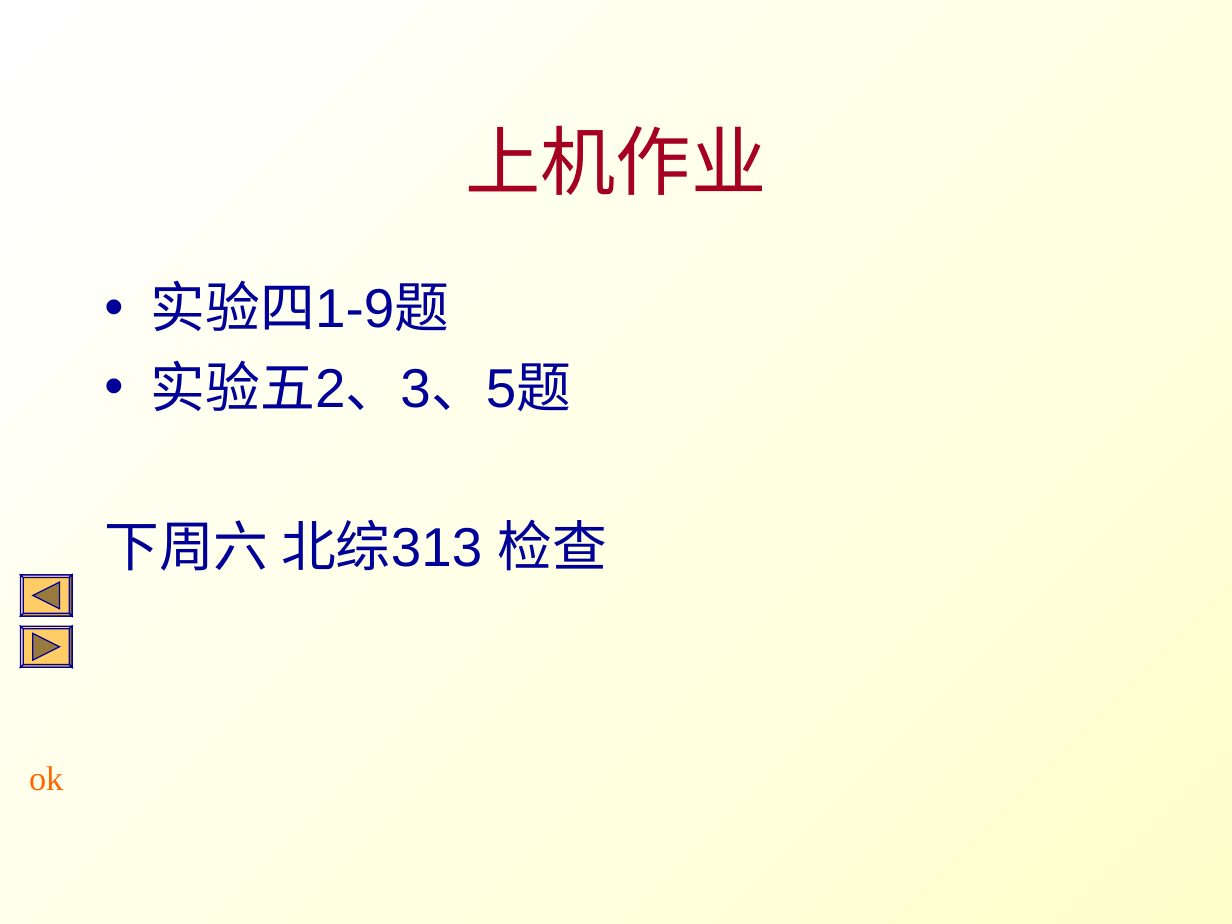
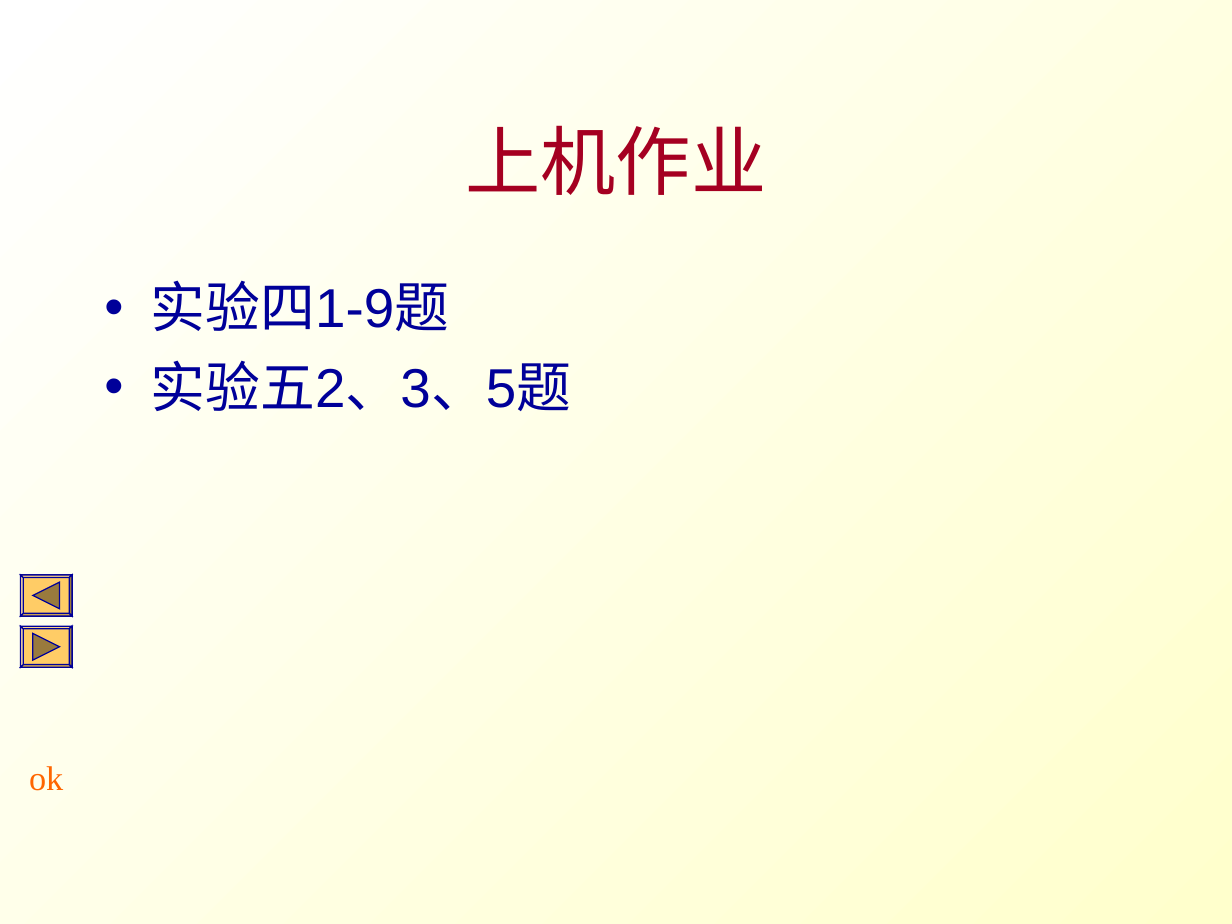
Before and after one commit to Changhe160/Changhe160.github.io, a slide deck: slide 37 of teachingRes/Cplusplus/unit02控制结构.ppt. Drawn at 1232x924 pixels with LibreOffice and Linux fonts; fonts in the diff are those of the drawing. Boxes give left, top, right and bottom in pixels: in the first picture for what was removed or moved away, otherwise in the second. Text is boxed around its words. In the diff, an @@ line names an element or a change of style, - is before the commit and + after.

```diff
--- a/teachingRes/Cplusplus/unit02控制结构.ppt
+++ b/teachingRes/Cplusplus/unit02控制结构.ppt
@@ text at bbox=[104, 519, 608, 571]: paragraph removed @@
-下周六 北综313 检查
```
Also in this commit, not shown: 9 other slides changed.
